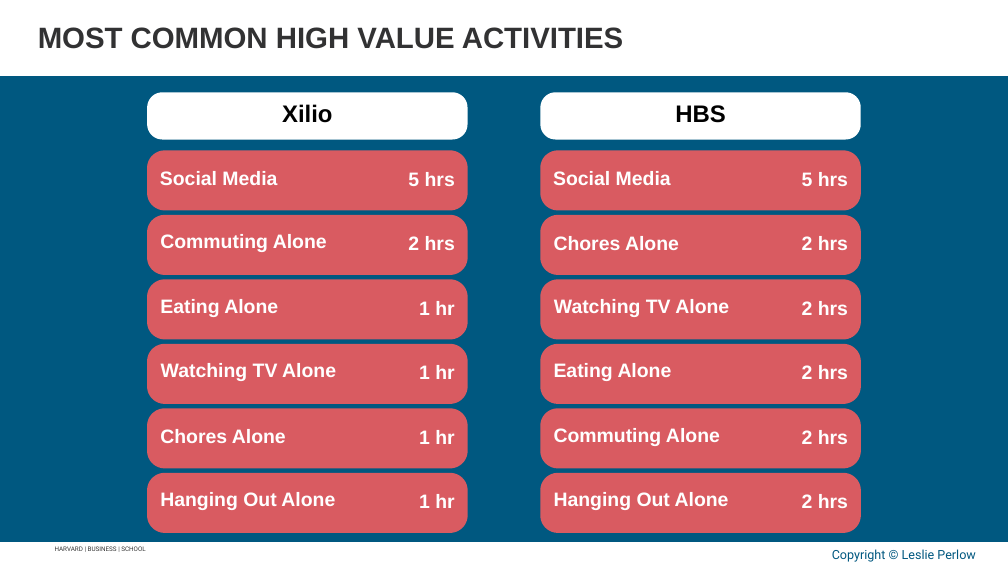
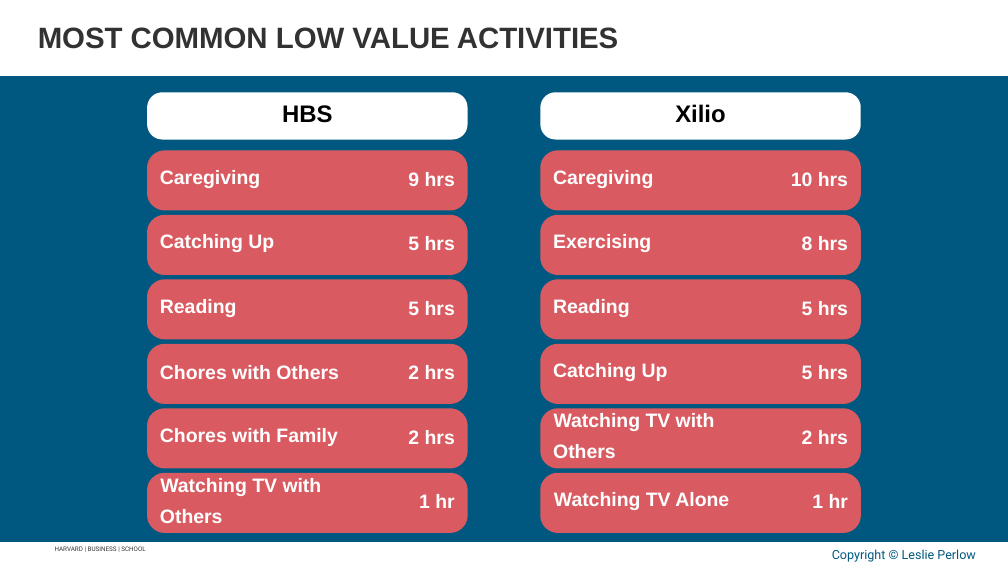
Before and after one commit to APPLITICS/lifematrix-deck-automation, a slide deck: slide 36 of outputs/generated_slides.pptx. Drawn at 1008x567 pixels with LibreOffice and Linux fonts; fonts in the diff are those of the drawing; background and template pictures are left out. Boxes give left, top, right and bottom in pixels: in the first picture for what was removed or moved away, otherwise in the second. Text is boxed around its words. In the diff, an @@ line names an element or a change of style, - is before the commit and + after.

```diff
--- a/outputs/generated_slides.pptx
+++ b/outputs/generated_slides.pptx
@@ text at [38, 27, 618, 49]: text changed @@
-MOST COMMON HIGH VALUE ACTIVITIES
+MOST COMMON LOW VALUE ACTIVITIES
@@ text "HBS": place and size @@
-text "HBS" at [675, 105, 725, 123]
+text "HBS" at [282, 105, 332, 123]
@@ text "Xilio": place and size @@
-text "Xilio" at [282, 104, 332, 123]
+text "Xilio" at [675, 104, 725, 123]
@@ text at [160, 170, 260, 188]: text changed @@
-Social Media
+Caregiving
@@ text at [553, 170, 653, 188]: text changed @@
-Chores Alone
+Caregiving
@@ text at [791, 172, 848, 186]: text changed @@
-2 hrs
+10 hrs
@@ text at [160, 234, 274, 252]: text changed @@
-Commuting Alone
+Catching Up
@@ text "5 hrs": place and size @@
-text "5 hrs" at [408, 172, 455, 186]
+text "5 hrs" at [408, 236, 455, 250]
@@ text at [802, 236, 848, 250]: text changed @@
-2 hrs
+8 hrs
@@ text at [160, 299, 237, 317]: text changed @@
-Eating Alone
+Reading
@@ group added at [160, 172, 651, 523]: 7 texts @@
+Chores with Others
+Others
+Exercising
+Reading
+Others
+9 hrs
+5 hrs
@@ text "5 hrs": place and size @@
-text "5 hrs" at [802, 172, 848, 186]
+text "5 hrs" at [802, 301, 848, 315]
@@ text "2 hrs": place and size @@
-text "2 hrs" at [408, 236, 455, 250]
+text "2 hrs" at [408, 365, 455, 379]
@@ text at [553, 363, 668, 381]: text changed @@
-Eating Alone
+Catching Up
@@ text at [802, 365, 848, 379]: text changed @@
-2 hrs
+5 hrs
@@ text at [554, 413, 715, 431]: text changed @@
-Watching TV Alone
+Watching TV with
@@ text at [160, 428, 337, 446]: text changed @@
-Chores Alone
+Chores with Family
@@ text "2 hrs": place and size @@
-text "2 hrs" at [802, 236, 848, 250]
+text "2 hrs" at [408, 430, 455, 444]
@@ group removed at [419, 171, 729, 510]: 5 texts @@
-Social Media
-Commuting Alone
-Hanging Out Alone
-1 hr
-1 hr
@@ text at [160, 478, 322, 496]: text changed @@
-Hanging Out Alone
+Watching TV with
@@ text "Watching TV Alone": place and size @@
-text "Watching TV Alone" at [161, 363, 336, 381]
+text "Watching TV Alone" at [554, 492, 729, 510]
@@ text "1 hr": place and size @@
-text "1 hr" at [419, 301, 454, 315]
+text "1 hr" at [812, 494, 848, 508]
```
Also in this commit, not shown: 9 other slides changed, 1 slide added, 1 slide removed.
